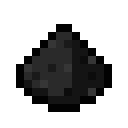
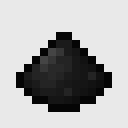
Layered file, before and after one edit (128 x 128). Changes by layer:
moved "Medium" above "Bright", painted on it over [24, 40, 72, 96]
added layer "Bright" above "HIghlight" over [40, 48, 56, 64]
painted on "HIghlight" over [24, 40, 96, 96]
added layer "Light-Medium" above "Medium-Dark" over [32, 48, 96, 96]
added layer "Medium-Dark" above "Darkest" over [0, 0, 128, 128]
moved "Darkest" above "Darker", painted on it over [64, 56, 104, 104]
added layer "Darker" above "Border" over [64, 56, 104, 104]
moved "Border" above "Light", painted on it over [16, 24, 112, 112]
painted on "Light" over [40, 64, 72, 88]
painted on "Dark" over [80, 56, 88, 64]
